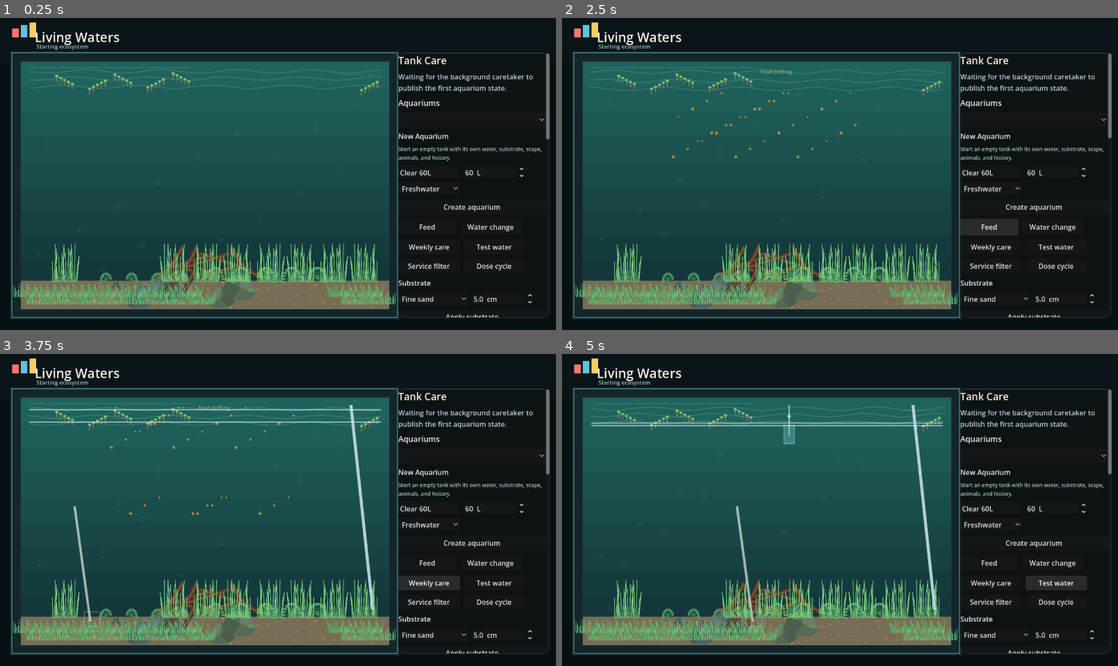
Above: before the commit, frames 1-4 (two rows, left to right).
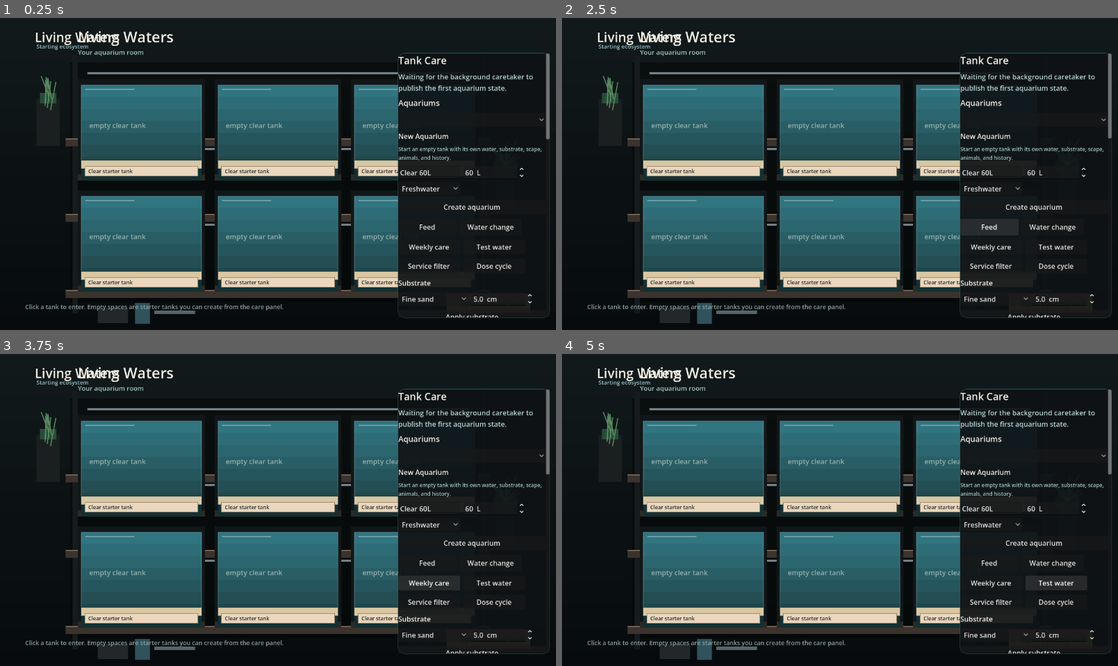
Above: after the commit, the same moments.

Repository: EgeDorukDeveci/living-waters
Game: Godot game, scene res://scenes/main.tscn
Two runs of this game, one before a commit and one after it. Both use one fixed random seed, a clock stepped at 60 frames per second and the inputs below.
Inputs:
- Up to frame 1 (0.25 s): no input
- Up to frame 2 (2.5 s): click "Freshwater" at 0.5 s; click "Create aquarium" at 1.25 s; click "Feed" at 2 s
- Up to frame 3 (3.75 s): click "Water change" at 2.75 s; click "Weekly care" at 3.5 s
- Up to frame 4 (5 s): click "Test water" at 4.25 s

The runs differ from the first frame. In frame 1, 50% of the frame differs, in the area x 2-72%, y 1-98%; in frame 2, 50%; in frame 3, 50%; in frame 4, 50%.

Commit message:
Add aquarium room opening screen

Diff:
--- a/scripts/Main.gd
+++ b/scripts/Main.gd
@@ -24,7 +24,10 @@
 var fish_textures: Dictionary = {}
 var scape_textures: Dictionary = {}
 var time_accum := 0.0
-
+var opening_screen := true
+var opening_cards: Array[Dictionary] = []
+
+var side_panel: PanelContainer
 var panel: VBoxContainer
 var water_labels: Dictionary = {}
 var event_list: ItemList
@@ -87,7 +90,38 @@
 	if what == NOTIFICATION_RESIZED:
 		_layout_ui()
 
+func _set_opening_mode(enabled: bool) -> void:
+	opening_screen = enabled
+	if title_label:
+		title_label.visible = not enabled
+	if status_label:
+		status_label.visible = not enabled
+	if side_panel:
+		side_panel.visible = not enabled
+	if notebook_panel:
+		notebook_panel.visible = not enabled and (notebook_amount > 0.02 or notebook_open)
+	queue_redraw()
+
+func _handle_opening_click(mouse: Vector2) -> void:
+	for card in opening_cards:
+		var rect: Rect2 = card.get("rect", Rect2())
+		if rect.has_point(mouse):
+			var aquarium_id := str(card.get("id", ""))
+			if aquarium_id != "":
+				_write_command({"action": "select_aquarium", "aquarium_id": aquarium_id})
+			_set_opening_mode(false)
+			return
+	var enter_rect := Rect2(Vector2(size.x - 250.0, size.y - 82.0), Vector2(190.0, 42.0))
+	if enter_rect.has_point(mouse):
+		_set_opening_mode(false)
+
 func _gui_input(event: InputEvent) -> void:
+	if opening_screen:
+		if event is InputEventMouseButton and event.button_index == MOUSE_BUTTON_LEFT and event.pressed:
+			_handle_opening_click(event.position)
+		elif event is InputEventKey and event.pressed and event.keycode in [KEY_ENTER, KEY_SPACE, KEY_ESCAPE]:
+			_set_opening_mode(false)
+		return
 	if event is InputEventMouseButton and event.button_index == MOUSE_BUTTON_LEFT and event.pressed:
 		var mouse: Vector2 = event.position
 		var inner := _tank_inner()
@@ -185,6 +219,9 @@
 	action_effects = alive
 
 func _draw() -> void:
+	if opening_screen:
+		_draw_opening_screen()
+		return
 	_draw_room()
 	_draw_aquarium()
 	_draw_hardscape()
@@ -194,6 +231,140 @@
 	_draw_animals()
 	_draw_action_effects()
 	_draw_front_glass()
+
+func _draw_opening_screen() -> void:
+	opening_cards.clear()
+	draw_rect(Rect2(Vector2.ZERO, size), Color("#081014"), true)
+	var font := get_theme_default_font()
+	var normal := get_theme_default_font_size()
+	var rack := Rect2(Vector2(max(70.0, size.x * 0.08), 116.0), Vector2(size.x * 0.72, size.y - 196.0))
+	rack.size.x = min(rack.size.x, 940.0)
+	rack.position.x = (size.x - rack.size.x) * 0.5
+	var wall_top := Color("#11191b")
+	var wall_bottom := Color("#070b0d")
+	for i in range(14):
+		var ratio := float(i) / 13.0
+		draw_rect(Rect2(0, size.y * ratio / 1.05, size.x, size.y / 13.0 + 2.0), wall_top.lerp(wall_bottom, ratio), true)
+	_draw_opening_room_details(rack)
+	draw_string(font, Vector2(rack.position.x, 58), "Living Waters", HORIZONTAL_ALIGNMENT_LEFT, -1, 34, Color("#f3efe6"))
+	draw_string(font, Vector2(rack.position.x, 86), "Your aquarium room", HORIZONTAL_ALIGNMENT_LEFT, -1, 15, Color("#a9c8c2"))
+	draw_rect(Rect2(rack.position.x - 18, rack.position.y - 12, rack.size.x + 36, rack.size.y + 28), Color(0.02, 0.025, 0.025, 0.54), true)
+	var post_color := Color("#161b1d")
+	var wood := Color("#3b332d")
+	for x in [rack.position.x - 12.0, rack.end.x + 6.0]:
+		draw_rect(Rect2(x, rack.position.y - 28.0, 12.0, rack.size.y + 70.0), post_color, true)
+	for row in range(3):
+		var shelf_y := rack.position.y + row * (rack.size.y / 3.0)
+		draw_rect(Rect2(rack.position.x - 28, shelf_y + rack.size.y / 3.0 - 10.0, rack.size.x + 56, 16), wood, true)
+		draw_rect(Rect2(rack.position.x - 28, shelf_y + rack.size.y / 3.0 - 12.0, rack.size.x + 56, 2), Color("#8b7764"), true)
+		draw_rect(Rect2(rack.position.x + 22, shelf_y + 10, rack.size.x - 44, 5), Color(0.86, 0.96, 1.0, 0.50), true)
+	var items: Array = aquarium_index.get("aquariums", [])
+	var cols := 3
+	var rows := 2
+	var gap := 22.0
+	var card_w := (rack.size.x - gap * float(cols - 1)) / float(cols)
+	var card_h := (rack.size.y - 34.0 - gap * float(rows - 1)) / float(rows)
+	for index in range(cols * rows):
+		var col := index % cols
+		var row := index / cols
+		var rect := Rect2(rack.position + Vector2(col * (card_w + gap), 26.0 + row * (card_h + gap)), Vector2(card_w, card_h))
+		var item := {}
+		if index < items.size() and typeof(items[index]) == TYPE_DICTIONARY:
+			item = items[index]
+		_draw_opening_tank_card(rect, item, index)
+	var button := Rect2(Vector2(size.x - 250.0, size.y - 82.0), Vector2(190.0, 42.0))
+	draw_rect(button, Color("#d9c172"), true)
+	draw_rect(button, Color("#f9edba"), false, 1.5)
+	draw_string(font, button.position + Vector2(28, 27), "Open selected tank", HORIZONTAL_ALIGNMENT_LEFT, -1, normal, Color("#121716"))
+	draw_string(font, Vector2(58, size.y - 48), "Click a tank to enter. Empty spaces are starter tanks you can create from the care panel.", HORIZONTAL_ALIGNMENT_LEFT, -1, 14, Color("#8ba49f"))
+
+func _draw_opening_room_details(rack: Rect2) -> void:
+	draw_rect(Rect2(rack.position.x - 95, rack.position.y + 72, 54, 108), Color("#1b1f20"), true)
+	draw_rect(Rect2(rack.position.x - 87, rack.position.y + 58, 38, 24), Color("#274d39"), true)
+	for i in range(8):
+		var base := Vector2(rack.position.x - 68 + sin(i) * 8.0, rack.position.y + 62 + i * 5.0)
+		draw_line(base, base + Vector2(-16 + i * 4, -42 - i * 3), Color("#5d8f63"), 2.0, true)
+	draw_rect(Rect2(rack.end.x + 42, rack.position.y + 238, 42, 98), Color("#202629"), true)
+	draw_circle(Vector2(rack.end.x + 63, rack.position.y + 226), 28, Color("#315848"))
+	for i in range(9):
+		var root := Vector2(rack.end.x + 62, rack.position.y + 226)
+		draw_line(root, root + Vector2(cos(i * 0.7) * 34, -20 - i * 5), Color("#6ea86b"), 2.2, true)
+	draw_rect(Rect2(rack.position.x + 46, rack.end.y + 30, 70, 34), Color("#22282a"), true)
+	draw_rect(Rect2(rack.position.x + 132, rack.end.y + 18, 34, 48), Color("#2f525b"), true)
+	draw_rect(Rect2(rack.position.x + 176, rack.end.y + 35, 94, 8), Color("#55676a"), true)
+
+func _draw_opening_tank_card(rect: Rect2, item: Dictionary, index: int) -> void:
+	var font := get_theme_default_font()
+	var normal := get_theme_default_font_size()
+	var occupied := not item.is_empty()
+	var system := str(item.get("system", "freshwater"))
+	var name := str(item.get("name", "Clear starter tank"))
+	var litres := float(item.get("gross_litres", 0.0))
+	var animals := int(item.get("animals", 0))
+	var glass := Rect2(rect.position + Vector2(8, 14), rect.size - Vector2(16, 42))
+	var water_top := Color("#276c77") if system == "freshwater" else Color("#225f84")
+	var water_bottom := Color("#123134") if system == "freshwater" else Color("#102b43")
+	draw_rect(Rect2(rect.position, rect.size), Color("#111719"), true)
+	draw_rect(Rect2(rect.position + Vector2(0, rect.size.y - 14), Vector2(rect.size.x, 14)), Color("#2e2925"), true)
+	for i in range(8):
+		var ratio := float(i) / 7.0
+		draw_rect(Rect2(glass.position.x, glass.position.y + glass.size.y * ratio, glass.size.x, glass.size.y / 7.0 + 1.0), water_top.lerp(water_bottom, ratio), true)
+	if not occupied:
+		draw_rect(glass, Color(0.66, 0.87, 0.92, 0.08), true)
+		draw_rect(Rect2(glass.position.x, glass.end.y - 18, glass.size.x, 18), Color("#d8c7a2"), true)
+		draw_string(font, glass.position + Vector2(18, glass.size.y * 0.52), "empty clear tank", HORIZONTAL_ALIGNMENT_LEFT, -1, normal, Color(0.9, 0.95, 0.92, 0.55))
+	else:
+		_draw_opening_substrate(glass, system, index)
+		_draw_opening_scape(glass, system, index, animals)
+		_draw_opening_filter(glass, index)
+	draw_rect(glass, Color(0.76, 0.94, 0.98, 0.22), false, 2.0)
+	draw_line(glass.position + Vector2(10, 10), glass.position + Vector2(glass.size.x * 0.44, 10), Color(1, 1, 1, 0.36), 2.0, true)
+	var label_rect := Rect2(rect.position + Vector2(16, rect.size.y - 32), Vector2(rect.size.x - 32, 22))
+	draw_rect(label_rect, Color("#ead7bd"), true)
+	draw_rect(label_rect, Color("#8c7661"), false, 1.0)
+	var title := name
+	if title.length() > 23:
+		title = title.substr(0, 21) + ".."
+	var subtitle := "%.0fL %s" % [litres, system] if occupied else "available"
+	draw_string(font, label_rect.position + Vector2(8, 15), title, HORIZONTAL_ALIGNMENT_LEFT, -1, 12, Color("#1e2422"))
+	if occupied:
+		draw_string(font, glass.position + Vector2(10, 18), subtitle, HORIZONTAL_ALIGNMENT_LEFT, -1, 11, Color(0.88, 0.97, 0.98, 0.68))
+		opening_cards.append({"rect": rect, "id": str(item.get("id", ""))})
+
+func _draw_opening_substrate(glass: Rect2, system: String, index: int) -> void:
+	var base := Color("#d9c898") if system == "freshwater" else Color("#eee2c8")
+	draw_rect(Rect2(glass.position.x, glass.end.y - 28, glass.size.x, 28), base.darkened(0.08), true)
+	for i in range(34):
+		var x := glass.position.x + fposmod(i * 31.0 + index * 17.0, glass.size.x)
+		var y := glass.end.y - 25.0 + fposmod(i * 13.0, 22.0)
+		draw_circle(Vector2(x, y), 1.5 + float(i % 3) * 0.7, base.darkened(float(i % 4) * 0.04))
+
+func _draw_opening_scape(glass: Rect2, system: String, index: int, animals: int) -> void:
+	var plant_color := Color("#6cbf70") if system == "freshwater" else Color("#87b66e")
+	for i in range(8 + index % 4):
+		var x := glass.position.x + 26.0 + fposmod(i * 47.0 + index * 19.0, glass.size.x - 52.0)
+		var height := 30.0 + float((i * 17 + index) % 48)
+		draw_line(Vector2(x, glass.end.y - 28), Vector2(x + sin(i) * 8.0, glass.end.y - 28 - height), plant_color.darkened(float(i % 3) * 0.08), 2.0, true)
+		draw_circle(Vector2(x + sin(i) * 8.0, glass.end.y - 28 - height), 5.0, plant_color.lightened(0.08))
+	for r in range(3):
+		var center := Vector2(glass.position.x + glass.size.x * (0.25 + r * 0.22), glass.end.y - 32.0 - r * 4.0)
+		draw_circle(center, 12.0 + r * 3.0, Color("#5f6257"))
+	if system == "saltwater":
+		for c in range(5):
+			var pos := Vector2(glass.position.x + 36 + c * 31, glass.end.y - 44 - float(c % 2) * 10)
+			draw_circle(pos, 7.0, Color("#b77991"))
+			draw_line(pos, pos + Vector2(0, -18), Color("#d7a27f"), 2.0, true)
+	for fish in range(min(animals, 7)):
+		var pos := Vector2(glass.position.x + 38 + fposmod(fish * 41 + index * 11, glass.size.x - 76), glass.position.y + 44 + fposmod(fish * 23, glass.size.y - 86))
+		var color := Color("#df7d55") if system == "saltwater" else Color("#63c3d9")
+		draw_ellipse(pos, 8.0, 3.0, color)
+		draw_polygon(PackedVector2Array([pos + Vector2(-8, 0), pos + Vector2(-15, -5), pos + Vector2(-15, 5)]), [color.darkened(0.15), color.darkened(0.15), color.darkened(0.15)])
+
+func _draw_opening_filter(glass: Rect2, index: int) -> void:
+	var x := glass.end.x - 26.0
+	draw_rect(Rect2(x, glass.position.y + 24.0, 12.0, 62.0), Color(0.06, 0.08, 0.09, 0.78), true)
+	for i in range(4):
+		draw_circle(Vector2(x - 7.0 + sin(Time.get_ticks_msec() / 700.0 + i + index) * 2.0, glass.position.y + 76.0 - i * 13.0), 2.0, Color(0.84, 0.96, 1.0, 0.22))
 
 func _project_root() -> String:
 	if OS.has_feature("editor"):
@@ -285,7 +456,7 @@
 	status_label.add_theme_color_override("font_color", Color("#9bc7c9"))
 	add_child(status_label)
 
-	var side_panel := PanelContainer.new()
+	side_panel = PanelContainer.new()
 	side_panel.name = "SidePanel"
 	var side_style := StyleBoxFlat.new()
 	side_style.bg_color = Color(0.055, 0.071, 0.083, 0.92)
@@ -728,6 +899,9 @@
 
 func _update_notebook_animation(delta: float) -> void:
 	if not notebook_panel:
+		return
+	if opening_screen:
+		notebook_panel.visible = false
 		return
 	var target := 1.0 if notebook_open else 0.0
 	notebook_amount = move_toward(notebook_amount, target, delta * 5.5)
